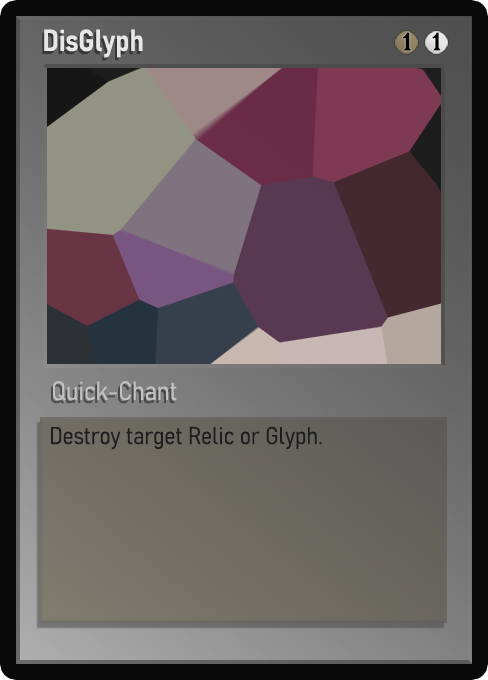
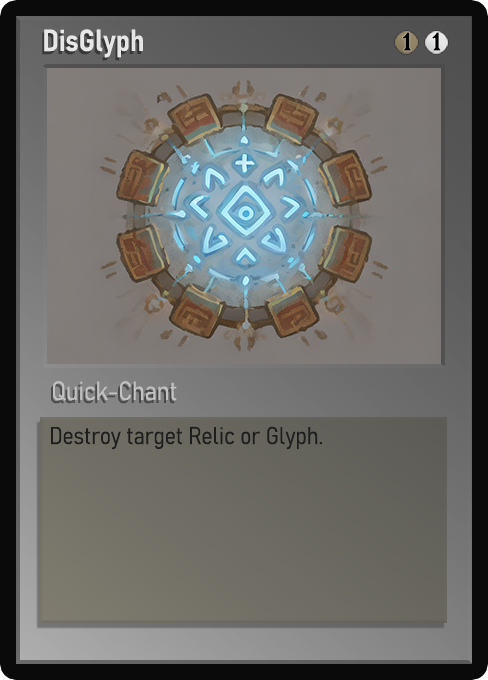
Revision of a layered 488 × 680 image; what changed, layer by layer:
painted on "Name" over [44,29,143,58]
painted on "Class" over [55,383,156,401]
painted on "Desc_norm" over [59,426,322,450]
painted on "Artwork" over [47,68,441,364]
